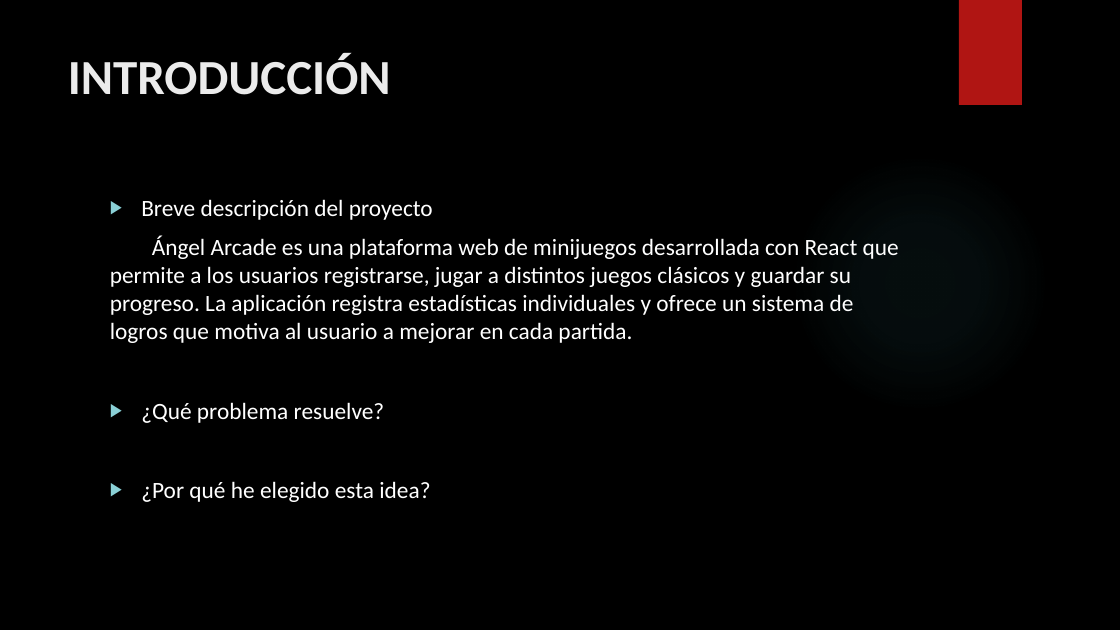
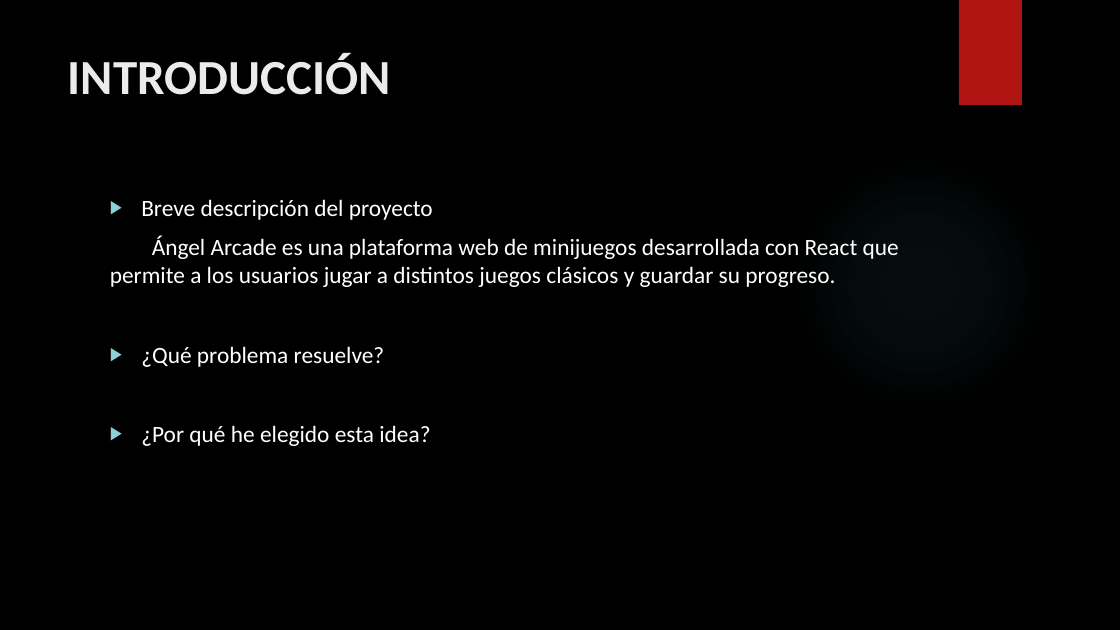
Before and after one commit to manael4/AngelArcade, a slide deck: slide 3 of Presentación Ángel Arcade.pptx. Drawn at 1120x630 pixels with LibreOffice and Linux fonts; fonts in the diff are those of the drawing; background and template pictures are left out. Boxes give left, top, right and bottom in pixels: in the first picture for what was removed or moved away, otherwise in the second. Text is boxed around its words. In the diff, an @@ line names an element or a change of style, - is before the commit and + after.

```diff
--- a/Presentación Ángel Arcade.pptx
+++ b/Presentación Ángel Arcade.pptx
@@ text at [110,236,899,287]: text changed @@
-Ángel Arcade es una plataforma web de minijuegos desarrollada con React que permite a los usuarios registrarse, jugar a distintos juegos clásicos y guardar su progreso. La aplicación registra estadísticas individuales y ofrece un sistema de logros que motiva al usuario a mejorar en cada partida.
+Ángel Arcade es una plataforma web de minijuegos desarrollada con React que permite a los usuarios jugar a distintos juegos clásicos y guardar su progreso.
```
Also in this commit, not shown: 1 other slide changed.
